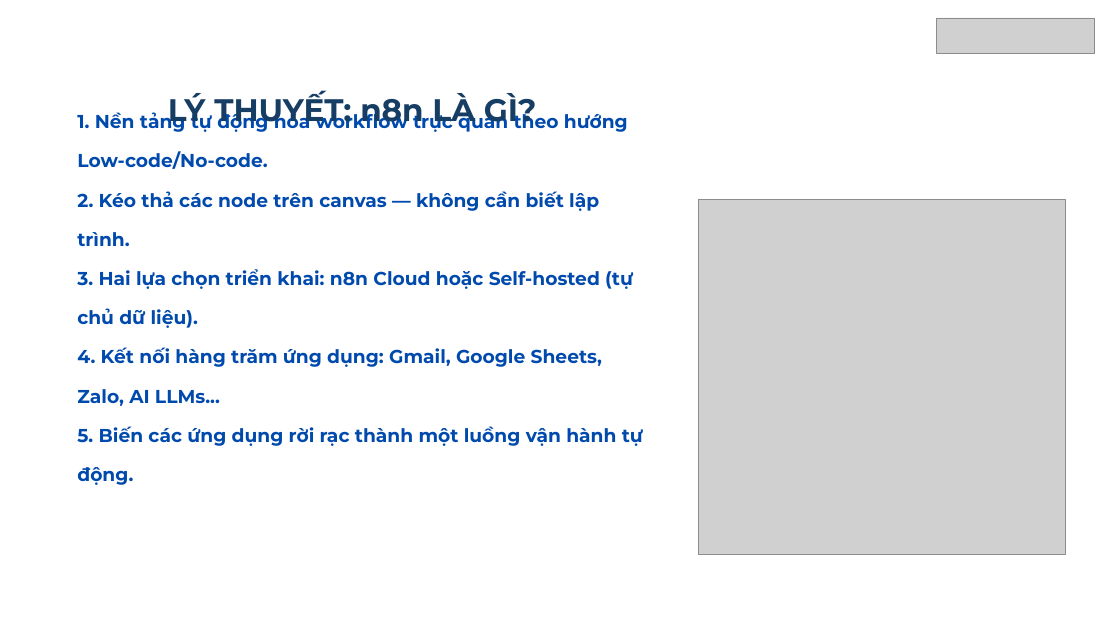
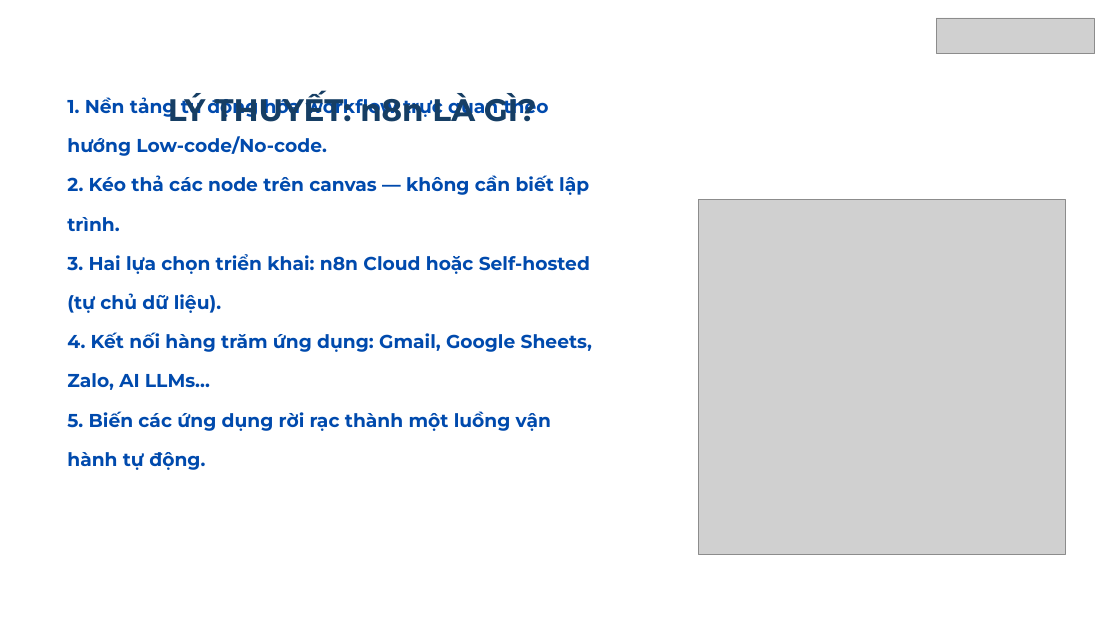
Before and after one commit to alobase-org/hocvien_k1_aiautomation, a slide deck: slide 34 of 02-advanced-automation/K1-B2-AIAT.pptx (slide 36 before the commit). Drawn at 1120x630 pixels with LibreOffice and Linux fonts; fonts in the diff are those of the drawing; grey boxes stand for pictures. Boxes give left, top, right and bottom in pixels: in the first picture for what was removed or moved away, otherwise in the second. Text is boxed around its words. In the diff, an @@ line names an element or a change of style, - is before the commit and + after.

```diff
--- a/02-advanced-automation/K1-B2-AIAT.pptx
+++ b/02-advanced-automation/K1-B2-AIAT.pptx
@@ text "1. Nền tảng tự động ..." rewrapped from (x1=77, y1=110, x2=643, y2=485) to (x1=67, y1=95, x2=592, y2=470) @@
```
Also in this commit, not shown: 4 other slides changed, 3 slides removed, 13 other files.
